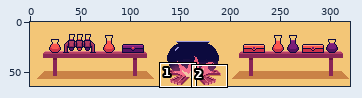
Two states of a sprite sheet, STEM.png. The picture above shows the old version from afar; the outline marks the close-up.
Close-up. Before:
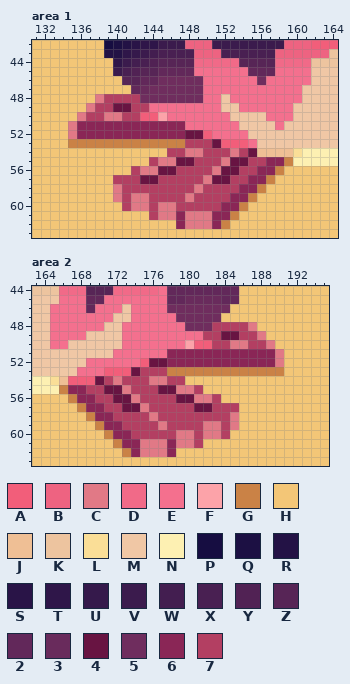
The file is 320x64 pixels. Colours within 5 levels of each other are drawn and written as one. Shown: area 1: x 131..164, y 42..63; area 2: x 163..195, y 44..63. The commit also changed other parts of the picture, which this record leaves out.
Palette (. is transparent): A #f25e7a  B #ee6381  C #e17986  D #f16a88  E #f4708e  F #fca3a9  G #ca8246  H #f3c677  J #efbf95  K #edc49f  L #fade97  M #f0c7a5  N #fdf0b2  P #160d41  Q #1c1043  R #231245  S #291447  T #2f1649  U #35194b  V #3b1b4d  W #431e50  X #492052  Y #512254  Z #572556  2 #62285a  3 #692b5c  4 #681442  5 #6f2d5e  6 #8a2656  7 #b33f62
Pixels before, area 1, first column x 131:
42 HHHHHHHHPQRSTTVVVBBBVVVVVVVVBBBAAA
43 HHHHHHHHRRTUVWXXXXBBBXXXXXXBBBBBBK
44 HHHHHHHHHTVWXYZZZZDDDDDZZZZDDDDKKK
45 HHHHHHHHHVXYZZ2222EEEEEE222EEEEMMM
46 HHHHHHHHHHZZ2255555EEEEEE5EEEEEMMM
47 HHHHHHHHHHH23555555EEEEEEEEEEEMMMM
48 HHHHHHHC77775555555EEMEEEEEEEEMMMM
49 HHHHHHC774477EEEEEEEEMMEEEEEEMMMMM
50 HHHHHC77CC77AAFEEEEEEEMMMMEEEMMMMM
51 HHHHC666666666666EEEEEEMMMMEMMMMMM
52 HHHHC66666666666644AEEEEMMMMMMMMMM
53 HHHHGGGGGGGGGGGGG7774AAAEMMMMMMMMM
54 HHHHHHHHHHHHHHH77CC777C74JJJJLNNNN
55 HHHHHHHHHHHHH7CC44777C447766GNNNNN
56 HHHHHHHHHHH7CC447777C447766GHHHHHH
57 HHHHHHHHH7774477777C447766GHHHHHHH
58 HHHHHHHHHC77777777C777766GHHHHHHHH
59 HHHHHHHHHC7CC7777C777766GHHHHHHHHH
60 HHHHHHHHHH7CC7CC7777766GHHHHHHHHHH
61 HHHHHHHHHHHHH7CC6CCC66GHHHHHHHHHHH
62 HHHHHHHHHHHHHHHH6CCC6GHHHHHHHHHHHH
63 HHHHHHHHHHHHHHHHHHHHHHHHHHHHHHHHHH
Pixels before, area 2, first column x 163:
44 KKKDDDZZZDDDDDE22222222HHHHHHHHHH
45 MMMEEE22EEEEEEE22333322HHHHHHHHHH
46 MMEEEE2EEEMEEEE5555555HHHHHHHHHHH
47 MMEEEEEEEMMEEEEE55555HHHHHHHHHHHH
48 MMEEEEEEMMEEEEEEE5557777CHHHHHHHH
49 MMEEEEMMMMEEEEEEEEE774477CHHHHHHH
50 MMEEMMMMMMEEEEEEEFAA77CC77CHHHHHH
51 MMMMMMMMMEEEEEE666666666666CHHHHH
52 MMMMMMEEEEEEA44666666666666CHHHHH
53 MMMMMEEEAAA4777GGGGGGGGGGGGGHHHHH
54 NNLJAAA47C777CC77HHHHHHHHHHHHHHHH
55 NNNG667744C77744CC7HHHHHHHHHHHHHH
56 HHHHG667744C777744CC7HHHHHHHHHHHH
57 HHHHHG667744C7777744777HHHHHHHHHH
58 HHHHHHG667777C77777777CHHHHHHHHHH
59 HHHHHHHG667777C7777CC7CHHHHHHHHHH
60 HHHHHHHHG6677777CC7CC7HHHHHHHHHHH
61 HHHHHHHHHG66CCC6CC7HHHHHHHHHHHHHH
62 HHHHHHHHHHG6CCC6HHHHHHHHHHHHHHHHH
63 HHHHHHHHHHHHHHHHHHHHHHHHHHHHHHHHH
Now the later version:
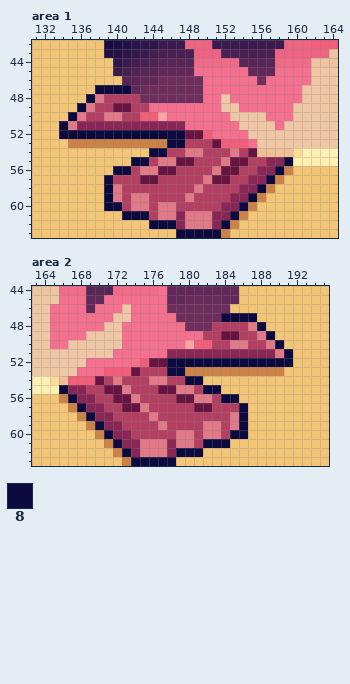
Colours new in this view: 8 #0c0a3e
Edits made:
Area 1:
The edit turns colour 6 into colour 8 in row 52 at x 136 to 147.
The edit turns colour C into colour 8 in row 52 at x 135.
The edit turns colour G into colour 8 in row 53 at x 146 to 147; in row 55 at x 159; in row 56 at x 158; in row 57 at x 157; in row 58 at x 156; in row 59 at x 155.
The edit turns colour G into colour 8 in row 60 at x 154; in row 61 at x 153; in row 62 at x 152.
The edit turns colour H into colour 8 in row 47 at x 138 to 141; in row 48 at x 137; in row 49 at x 136; in row 50 at x 135; in rows 51 to 52 at x 134; in row 54 at x 144 to 145.
The edit turns colour H into colour 8 in row 55 at x 142 to 143; in row 56 at x 140 to 141; in rows 57 to 59 at x 139; in row 60 at x 139 to 140; in row 61 at x 141 to 143; in row 62 at x 144 to 146.
The edit turns colour H into colour 8 in row 63 at x 147 to 151.
The edit turns colour H into colour G in row 56 at x 159; in row 57 at x 158; in row 58 at x 157; in row 59 at x 156; in row 60 at x 155; in row 61 at x 154.
The edit turns colour H into colour G in row 62 at x 153; in row 63 at x 152.
Area 2:
The edit turns colour 6 into colour 8 in row 52 at x 178 to 189.
The edit turns colour C into colour 8 in row 52 at x 190.
The edit turns colour G into colour 8 in row 53 at x 178 to 179; in row 55 at x 166; in row 56 at x 167; in row 57 at x 168; in row 58 at x 169; in row 59 at x 170.
The edit turns colour G into colour 8 in row 60 at x 171; in row 61 at x 172; in row 62 at x 173.
The edit turns colour H into colour 8 in row 47 at x 184 to 187; in row 48 at x 188; in row 49 at x 189; in row 50 at x 190; in rows 51 to 52 at x 191; in row 54 at x 180 to 181.
The edit turns colour H into colour 8 in row 55 at x 182 to 183; in row 56 at x 184 to 185; in rows 57 to 59 at x 186; in row 60 at x 185 to 186; in row 61 at x 182 to 184; in row 62 at x 179 to 181.
The edit turns colour H into colour 8 in row 63 at x 174 to 178.
The edit turns colour H into colour G in row 56 at x 166; in row 57 at x 167; in row 58 at x 168; in row 59 at x 169; in row 60 at x 170; in row 61 at x 171.
The edit turns colour H into colour G in row 62 at x 172; in row 63 at x 173.
Where, in picture pixels (left, top, right, bottom), the same in both close-ups:
changed: (59, 85, 293, 238)
changed: (59, 313, 293, 466)
